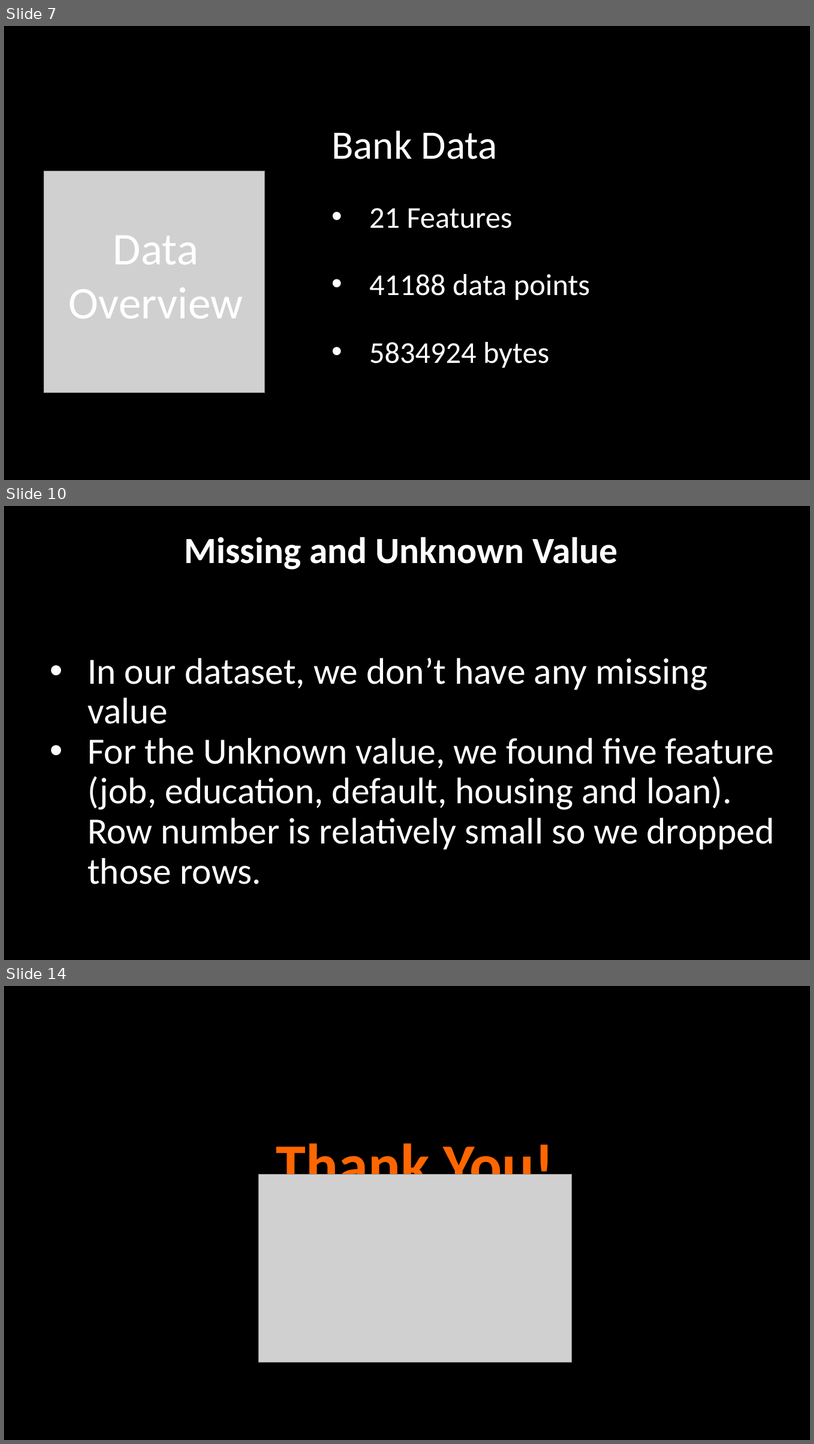
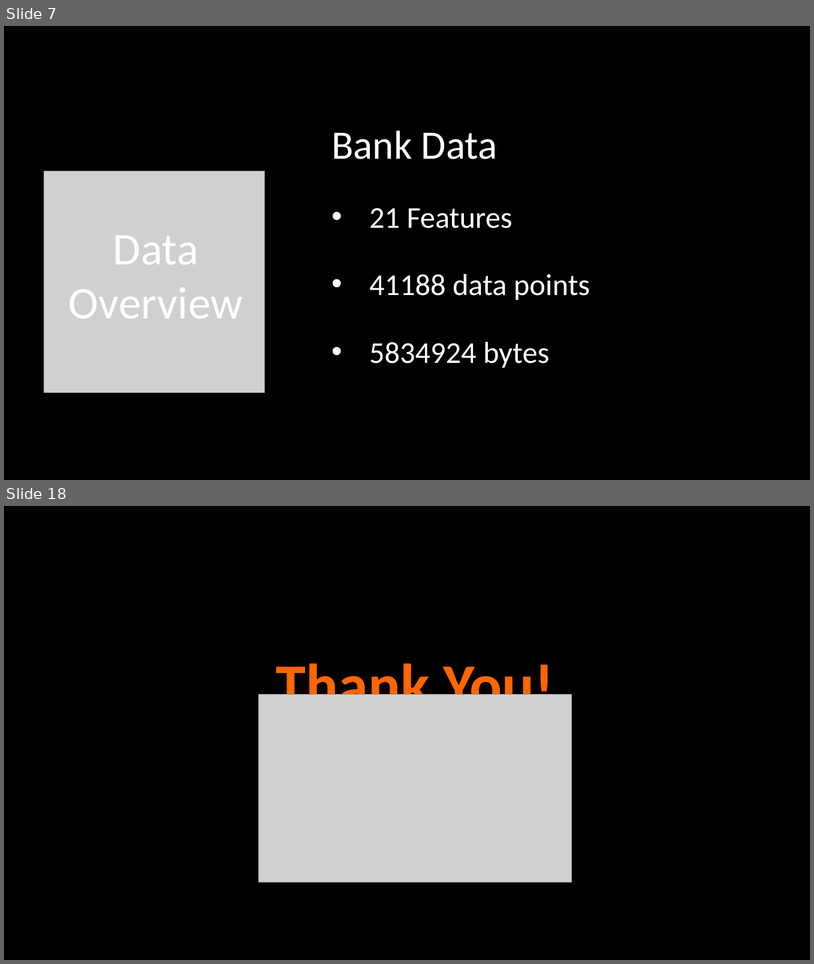
Before and after one commit to taimoorRazi/Bank-Marketing-Project, a slide deck: Week 13 - Final week/Bank Marketing Campaign Presentation.pptx. Shown one above the other, each under a label of ours: slides 7, 10 and 14 before the commit, slides 7 and 18 after it; the slides between them are not shown. The pictures are 814x1444 and 814x964 pixels, drawn with LibreOffice and Linux fonts; fonts in the diff are those of the drawing; grey boxes stand for pictures. Boxes give left, top, right and bottom in pixels: in the first picture for what was removed or moved away, otherwise in the second. Text is boxed around its words. In the diff, an @@ line names an element or a change of style, - is before the commit and + after.

```diff
--- a/Week 13 - Final week/Bank Marketing Campaign Presentation.pptx
+++ b/Week 13 - Final week/Bank Marketing Campaign Presentation.pptx
@@ slide 10 removed at (4, 506, 810, 960), background #000000 @@
@@ title removed at (184, 537, 618, 570) @@
-Missing and Unknown Value
@@ text removed at (87, 658, 775, 884) @@
-• In our dataset, we don’t have any missing value
-• For the Unknown value, we found five feature (job, education, default, housing and loan). Row number is relatively small so we dropped those rows.
@@ what was slide 14 is now slide 18 @@
```
Also in this commit, not shown: 1 slide changed, 9 slides added, 4 other slides removed, 1 other file.
